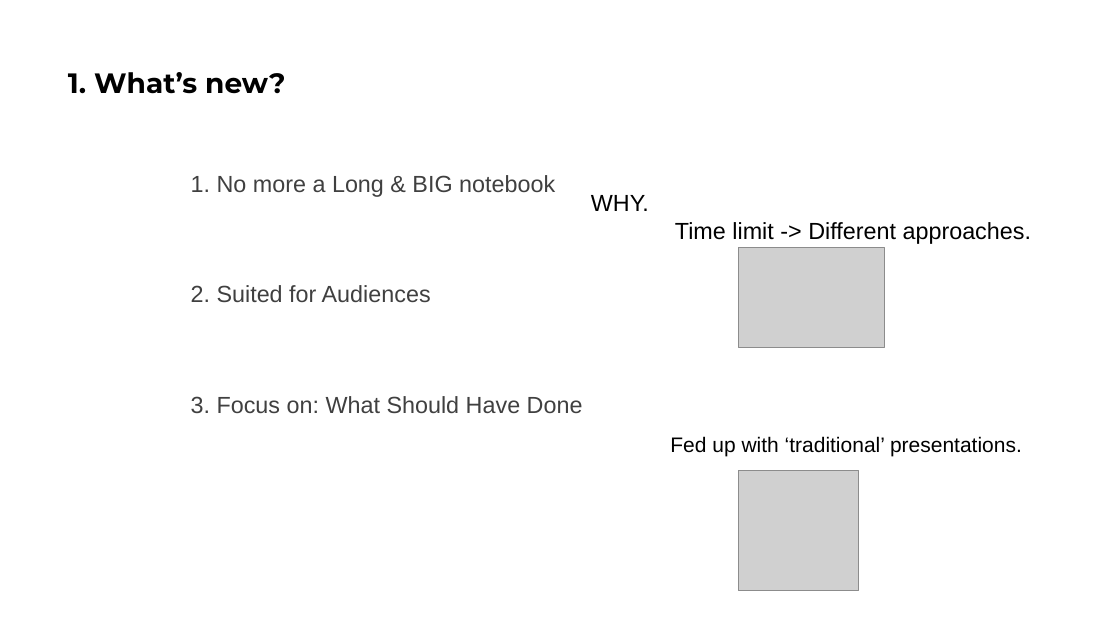
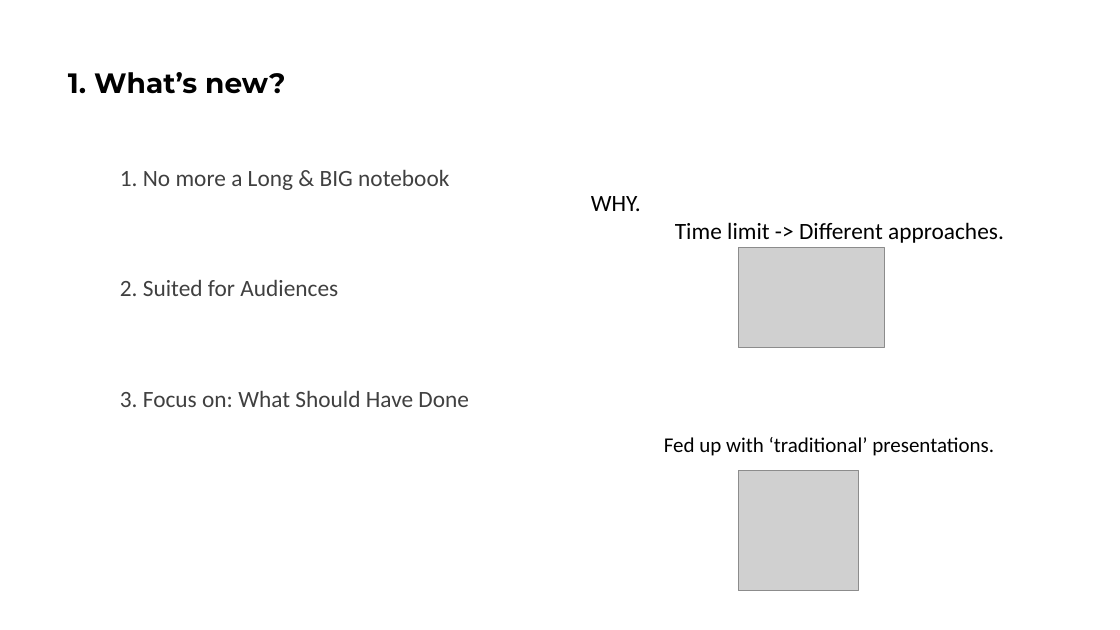
Before and after one commit to maisonhai3/Portfolio, a slide deck: slide 3 of 2_Boston_marathon/Boston_presentation.pptx. Drawn at 1120x630 pixels with LibreOffice and Linux fonts; fonts in the diff are those of the drawing; grey boxes stand for pictures. Boxes give left, top, right and bottom in pixels: in the first picture for what was removed or moved away, otherwise in the second. Text is boxed around its words. In the diff, an @@ line names an element or a change of style, - is before the commit and + after.

```diff
--- a/2_Boston_marathon/Boston_presentation.pptx
+++ b/2_Boston_marathon/Boston_presentation.pptx
@@ font Arial to Calibri in 3 elements at bbox=[591, 196, 1004, 243], bbox=[664, 437, 994, 456], bbox=[120, 170, 469, 407] @@
@@ text "1. No more a Long ...": place and size @@
-text "1. No more a Long ..." at bbox=[191, 175, 583, 413]
+text "1. No more a Long ..." at bbox=[120, 170, 469, 407]
```
Also in this commit, not shown: 3 other slides changed, 3 slides added, 4 other files.
